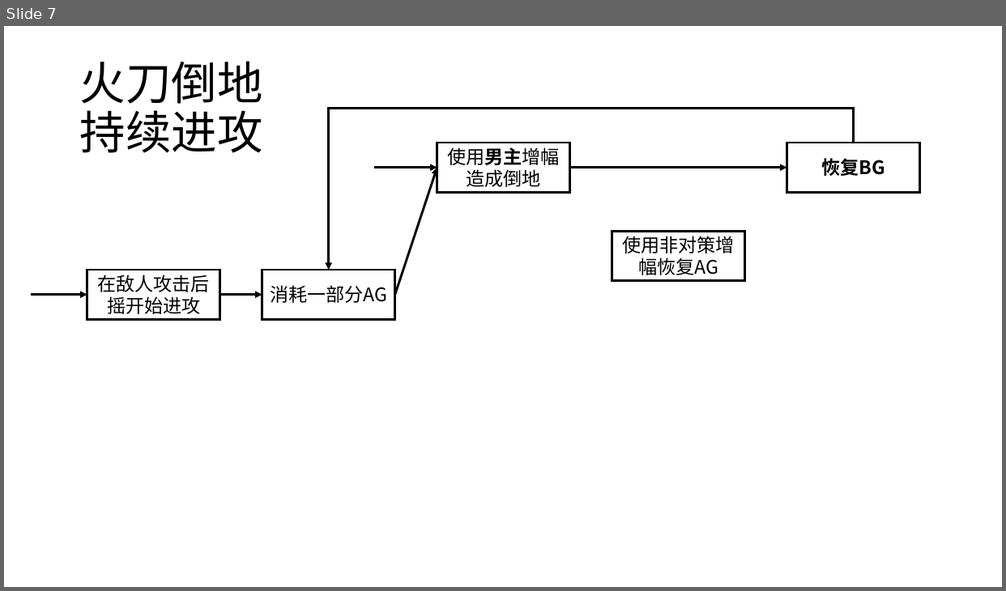
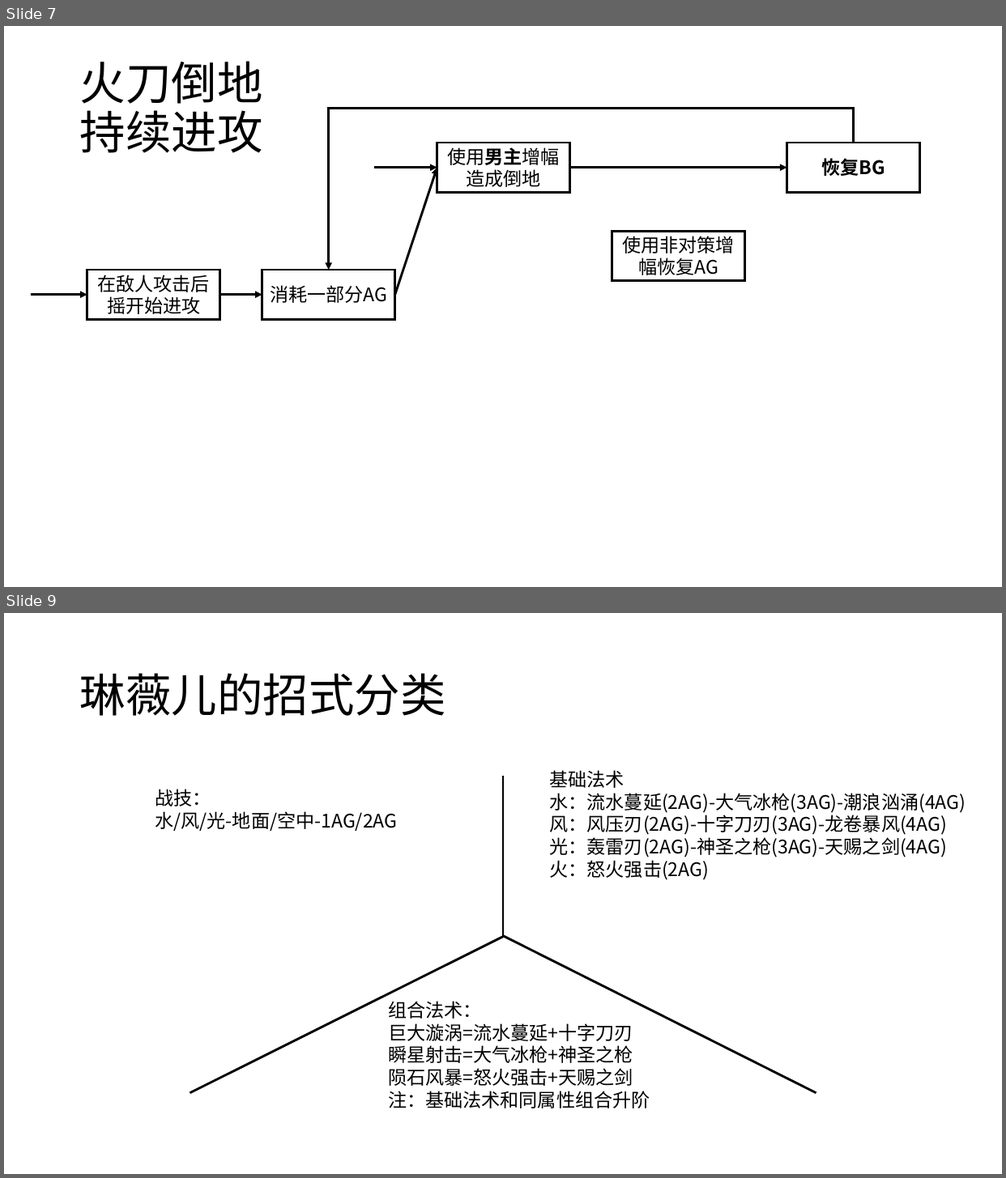
Before and after one commit to GameData-by-Darkbblue/Tales-of-Arise, a slide deck: 图示.pptx. Shown one above the other, each under a label of ours: slide 7 before the commit, slides 7 and 9 after it; the slides between them are not shown. The pictures are 1006x591 and 1006x1178 pixels, drawn with LibreOffice and Linux fonts; fonts in the diff are those of the drawing. Boxes give left, top, right and bottom in pixels: in the first picture for what was removed or moved away, otherwise in the second. Text is boxed around its words. In the diff, an @@ line names an element or a change of style, - is before the commit and + after.

```diff
--- a/图示.pptx
+++ b/图示.pptx
@@ slide 9 added at <box>4,613,1002,1174</box>, background #FFFFFF @@
@@ title added at <box>80,673,446,716</box>, 44 pt, text #000000 @@
+琳薇儿的招式分类
@@ line added from (503, 776) to (503, 935), #000000 2.25 pt @@
@@ text added at <box>550,770,966,880</box>, 18 pt, text #000000 @@
+基础法术
+水：流水蔓延(2AG)-大气冰枪(3AG)-潮浪汹涌(4AG)
+风：风压刃(2AG)-十字刀刃(3AG)-龙卷暴风(4AG)
+光：轰雷刃(2AG)-神圣之枪(3AG)-天赐之剑(4AG)
+火：怒火强击(2AG)
@@ text added at <box>155,789,398,831</box>, 18 pt, text #000000 @@
+战技：
+水/风/光-地面/空中-1AG/2AG
@@ line added from (503, 937) to (189, 1093), #000000 2.25 pt @@
@@ line added from (503, 935) to (816, 1093), #000000 2.25 pt @@
@@ text added at <box>388,1001,650,1109</box>, 18 pt, text #000000 @@
+组合法术：
+巨大漩涡=流水蔓延+十字刀刃
+瞬星射击=大气冰枪+神圣之枪
+陨石风暴=怒火强击+天赐之剑
+注：基础法术和同属性组合升阶
```
Also in this commit, not shown: 1 slide changed, 3 other slides added, 1 other file.
